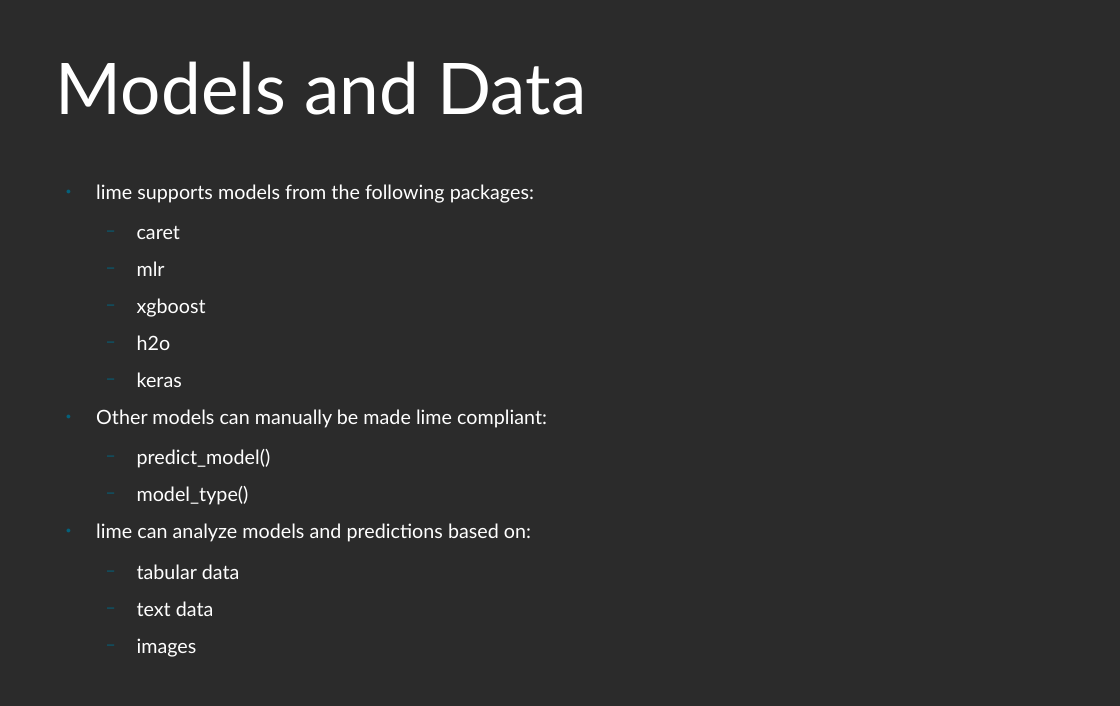
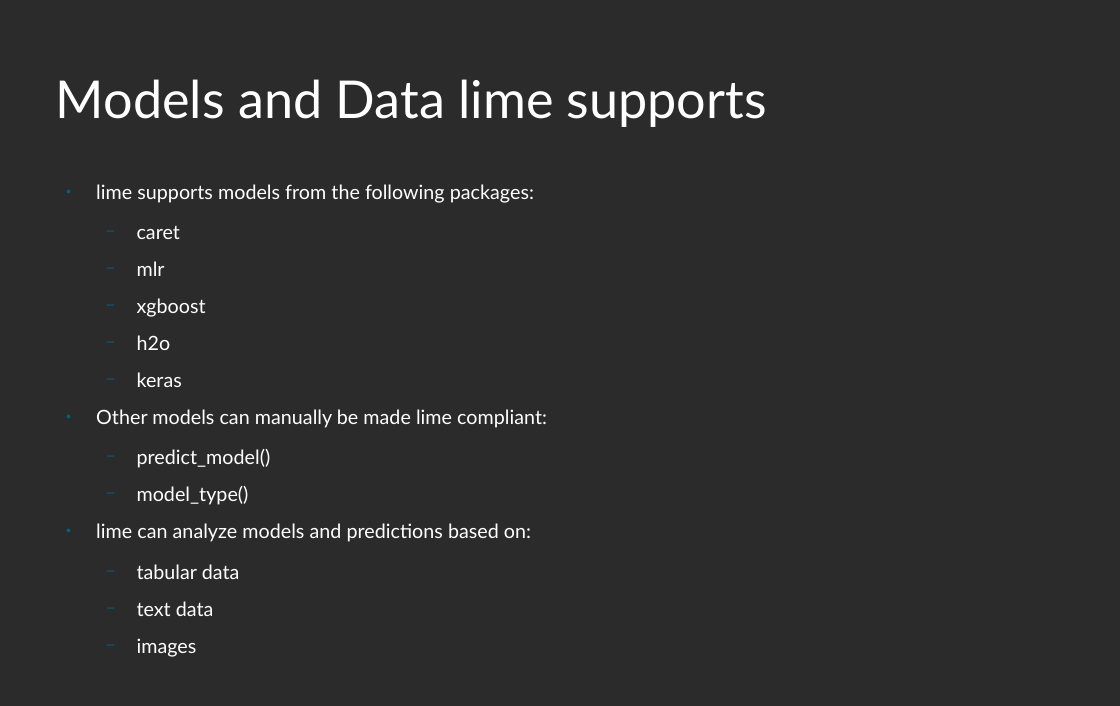
Before and after one commit to mattdube/stl-rug_lime, a slide deck: slide 6 of Slides/stl-rug_lime_01092019.odp. Drawn at 1120x706 pixels with LibreOffice and Linux fonts; fonts in the diff are those of the drawing; background and template pictures are left out; a plain dark background stands for a picture behind light text. Boxes give left, top, right and bottom in pixels: in the first picture for what was removed or moved away, otherwise in the second. Text is boxed around its words. In the diff, an @@ line names an element or a change of style, - is before the commit and + after.

```diff
--- a/Slides/stl-rug_lime_01092019.odp
+++ b/Slides/stl-rug_lime_01092019.odp
@@ title at [56,79,767,127]: text changed; size 60 to 44 pt @@
-Models and Data
+Models and Data lime supports
```
Also in this commit, not shown: 11 other slides changed, 2 slides added, 2 slides removed.
